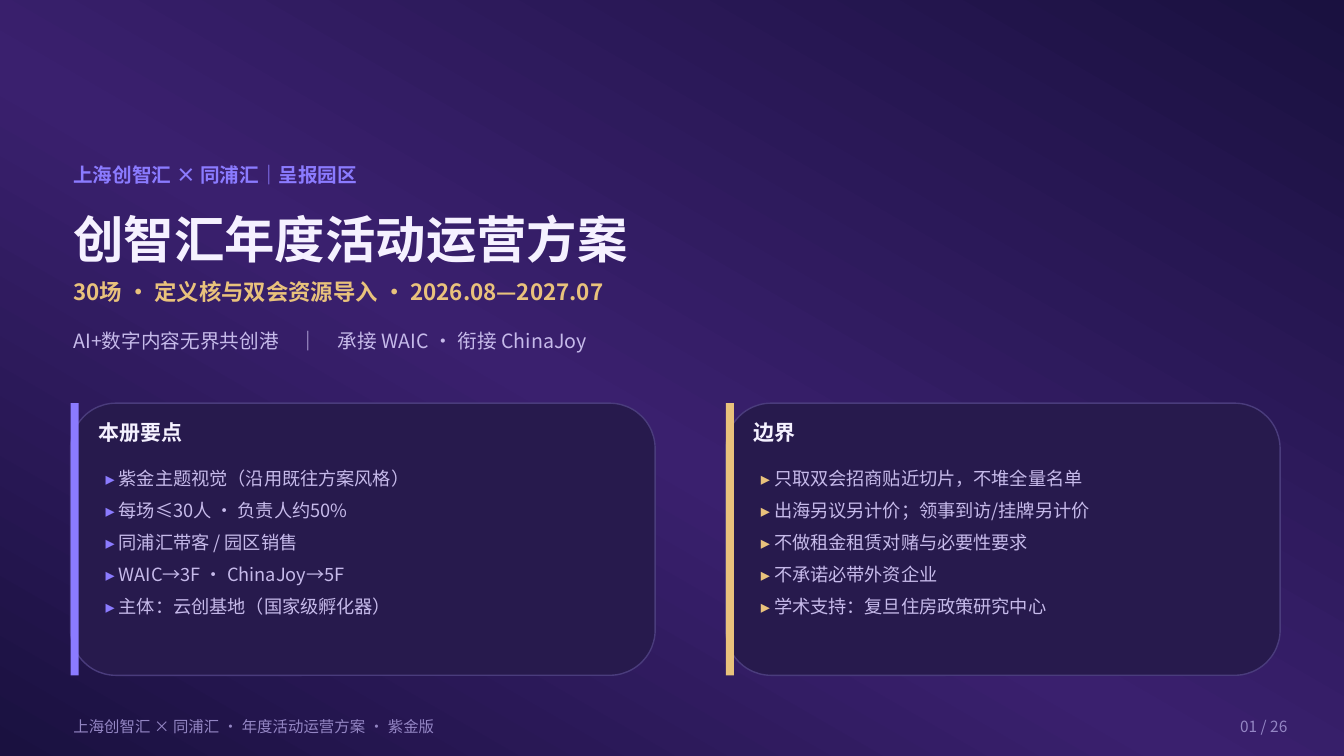
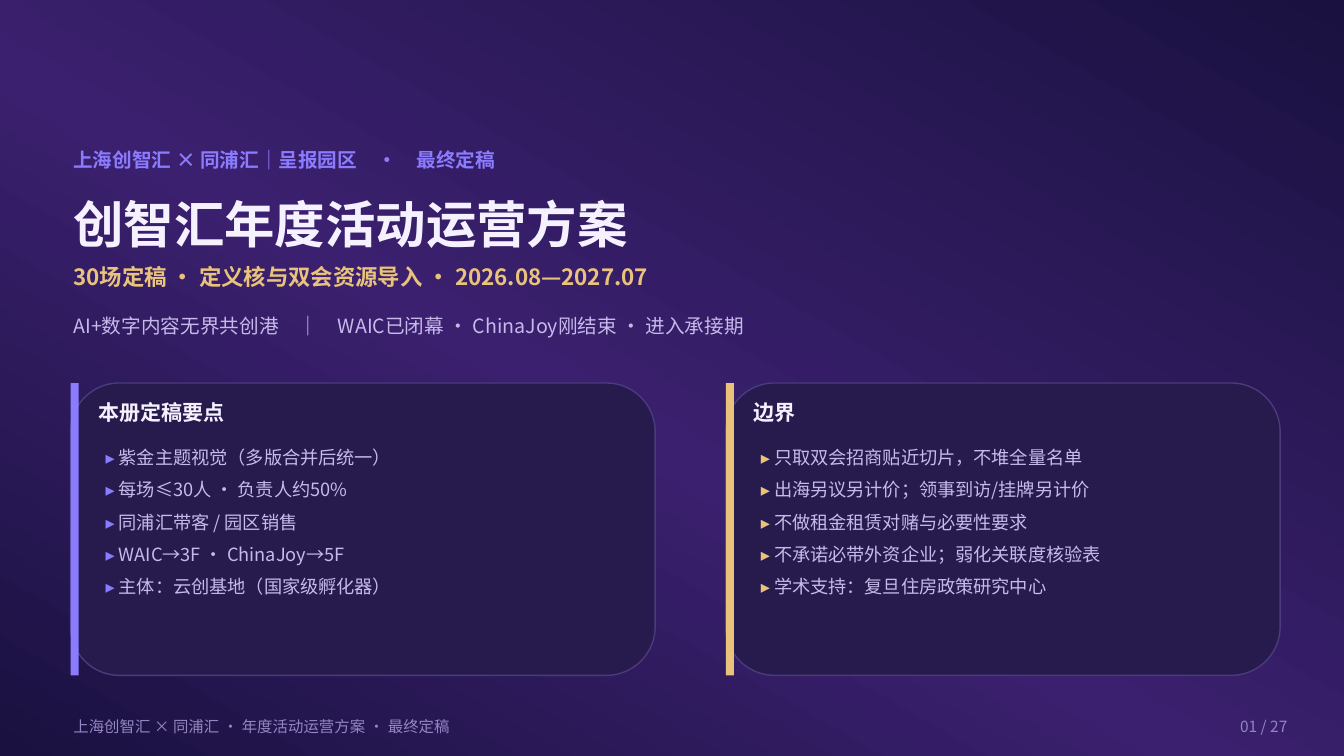
Before and after one commit to hujigang2010-maker/AIDEN, a slide deck: slide 1 of proposal/chuangzhihui-30-events-waic-cj-fuse.pptx. Drawn at 1344x756 pixels with LibreOffice and Linux fonts; fonts in the diff are those of the drawing. Boxes give left, top, right and bottom in pixels: in the first picture for what was removed or moved away, otherwise in the second. Text is boxed around its words. In the diff, an @@ line names an element or a change of style, - is before the commit and + after.

```diff
--- a/proposal/chuangzhihui-30-events-waic-cj-fuse.pptx
+++ b/proposal/chuangzhihui-30-events-waic-cj-fuse.pptx
@@ text at bbox=[73, 150, 495, 169]: text changed @@
-上海创智汇 × 同浦汇｜呈报园区
+上海创智汇 × 同浦汇｜呈报园区 · 最终定稿
@@ text "创智汇年度活动运营方案": place and size @@
-text "创智汇年度活动运营方案" at bbox=[73, 214, 627, 263]
+text "创智汇年度活动运营方案" at bbox=[73, 199, 627, 248]
@@ text at bbox=[73, 266, 648, 287]: text changed @@
-30场 · 定义核与双会资源导入 · 2026.08—2027.07
+30场定稿 · 定义核与双会资源导入 · 2026.08—2027.07
@@ text at bbox=[73, 316, 744, 338]: text changed @@
-AI+数字内容无界共创港 ｜ 承接 WAIC · 衔接 ChinaJoy
+AI+数字内容无界共创港 ｜ WAIC已闭幕 · ChinaJoy刚结束 · 进入承接期
@@ rounded rectangle: place and size @@
-rounded rectangle at bbox=[71, 403, 655, 676]
+rounded rectangle at bbox=[71, 383, 655, 676]
@@ rectangle: place and size @@
-rectangle at bbox=[71, 403, 79, 676]
+rectangle at bbox=[71, 383, 79, 676]
@@ rounded rectangle: place and size @@
-rounded rectangle at bbox=[726, 403, 1280, 676]
+rounded rectangle at bbox=[726, 383, 1280, 676]
@@ rectangle: place and size @@
-rectangle at bbox=[726, 403, 734, 676]
+rectangle at bbox=[726, 383, 734, 676]
@@ text at bbox=[99, 402, 225, 422]: text changed @@
-本册要点
+本册定稿要点
@@ text "边界": place and size @@
-text "边界" at bbox=[754, 422, 796, 442]
+text "边界" at bbox=[754, 402, 796, 422]
@@ text "▸ 紫金主题视觉（多版合并后统一）": place and size @@
-text "▸ 紫金主题视觉（多版合并后统一）" at bbox=[119, 469, 410, 615]
+text "▸ 紫金主题视觉（多版合并后统一）" at bbox=[119, 448, 391, 595]
@@ text at bbox=[119, 448, 391, 466]: text changed @@
-▸ 紫金主题视觉（沿用既往方案风格）
+▸ 紫金主题视觉（多版合并后统一）
@@ text "▸ 只取双会招商贴近切片，不堆全量名单": place and size @@
-text "▸ 只取双会招商贴近切片，不堆全量名单" at bbox=[774, 469, 1090, 615]
+text "▸ 只取双会招商贴近切片，不堆全量名单" at bbox=[774, 448, 1101, 595]
@@ text at bbox=[774, 545, 1101, 564]: text changed @@
-▸ 不承诺必带外资企业
+▸ 不承诺必带外资企业；弱化关联度核验表
@@ text at bbox=[73, 719, 450, 733]: text changed @@
-上海创智汇 × 同浦汇 · 年度活动运营方案 · 紫金版
+上海创智汇 × 同浦汇 · 年度活动运营方案 · 最终定稿
@@ text at bbox=[1240, 720, 1287, 732]: text changed @@
-01 / 26
+01 / 27
```
Also in this commit, not shown: 25 other slides changed, 1 slide added, 17 other files.
